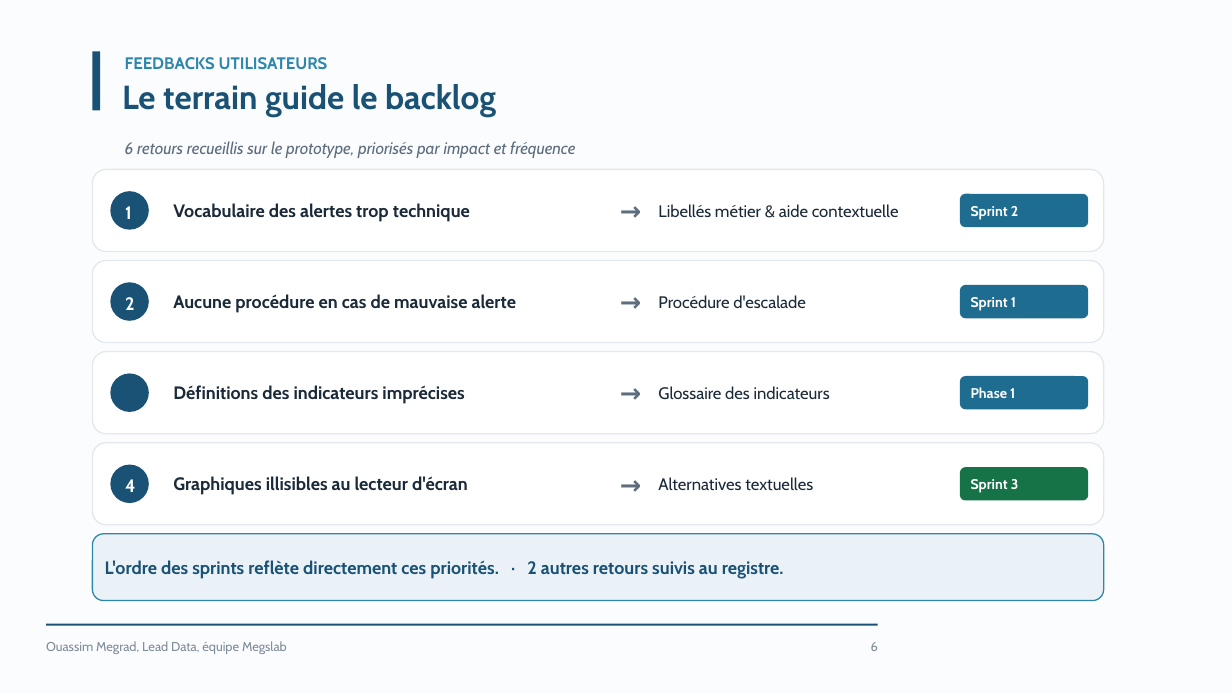
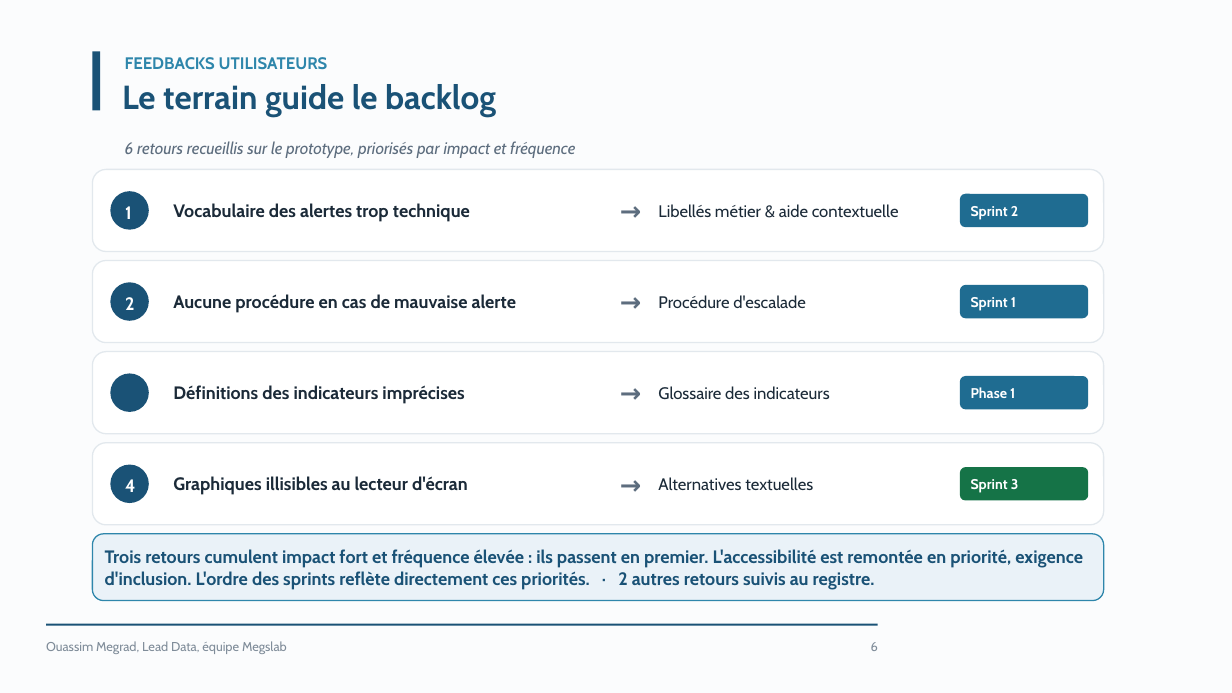
Before and after one commit to ouassim16wass/bloc_e4, a slide deck: slide 6 of livrables/support_reporting_direction.pptx. Drawn at 1232x693 pixels with LibreOffice and Linux fonts; fonts in the diff are those of the drawing. Boxes give left, top, right and bottom in pixels: in the first picture for what was removed or moved away, otherwise in the second. Text is boxed around its words. In the diff, an @@ line names an element or a change of style, - is before the commit and + after.

```diff
--- a/livrables/support_reporting_direction.pptx
+++ b/livrables/support_reporting_direction.pptx
@@ text in rounded rectangle at box(105, 549, 1083, 590): text changed @@
-L'ordre des sprints reflète directement ces priorités. · 2 autres retours suivis au registre.
+Trois retours cumulent impact fort et fréquence élevée : ils passent en premier. L'accessibilité est remontée en priorité, exigence d'inclusion. L'ordre des sprints reflète directement ces priorités. · 2 autres retours suivis au registre.
```
Also in this commit, not shown: 7 other slides changed, 1 slide added, 1 other file.
